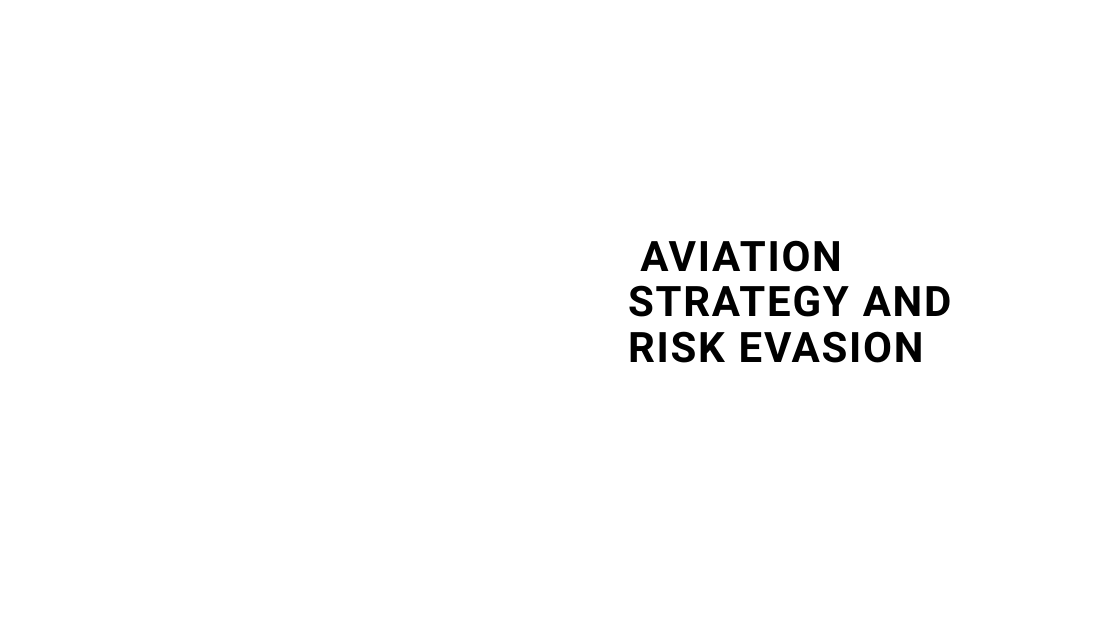
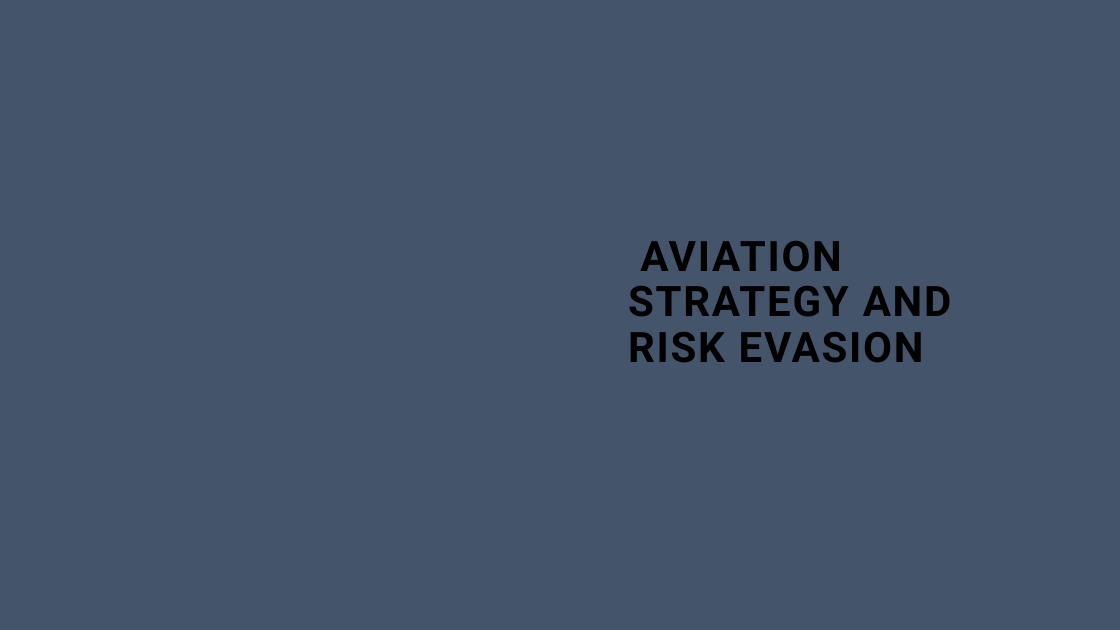
Before and after one commit to KhalifKahin/dsc-phase-1-project-v3, a slide deck: slide 1 of Powerpoint Presentation.pptx. Drawn at 1120x630 pixels with LibreOffice and Linux fonts; fonts in the diff are those of the drawing; background and template pictures are left out. Boxes give left, top, right and bottom in pixels: in the first picture for what was removed or moved away, otherwise in the second. Text is boxed around its words. In the diff, an @@ line names an element or a change of style, - is before the commit and + after.

```diff
--- a/Powerpoint Presentation.pptx
+++ b/Powerpoint Presentation.pptx
@@ background #FFFFFF to #44546A @@
```
Also in this commit, not shown: 10 other slides changed, 5 other files.
